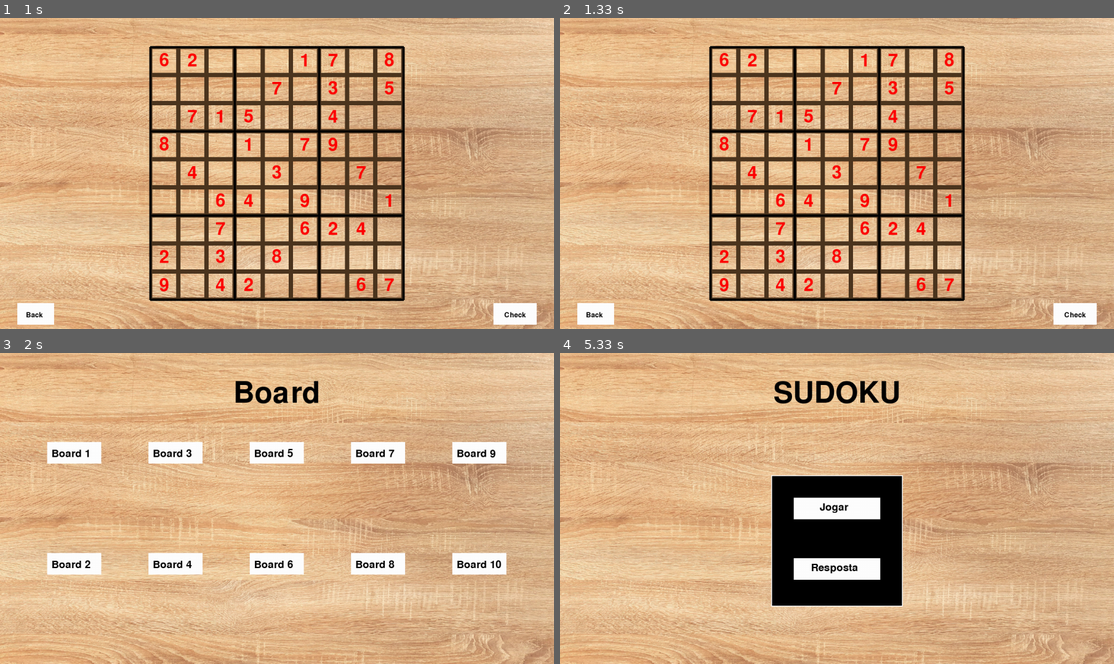
Above: before the commit, frames 1-4 (two rows, left to right).
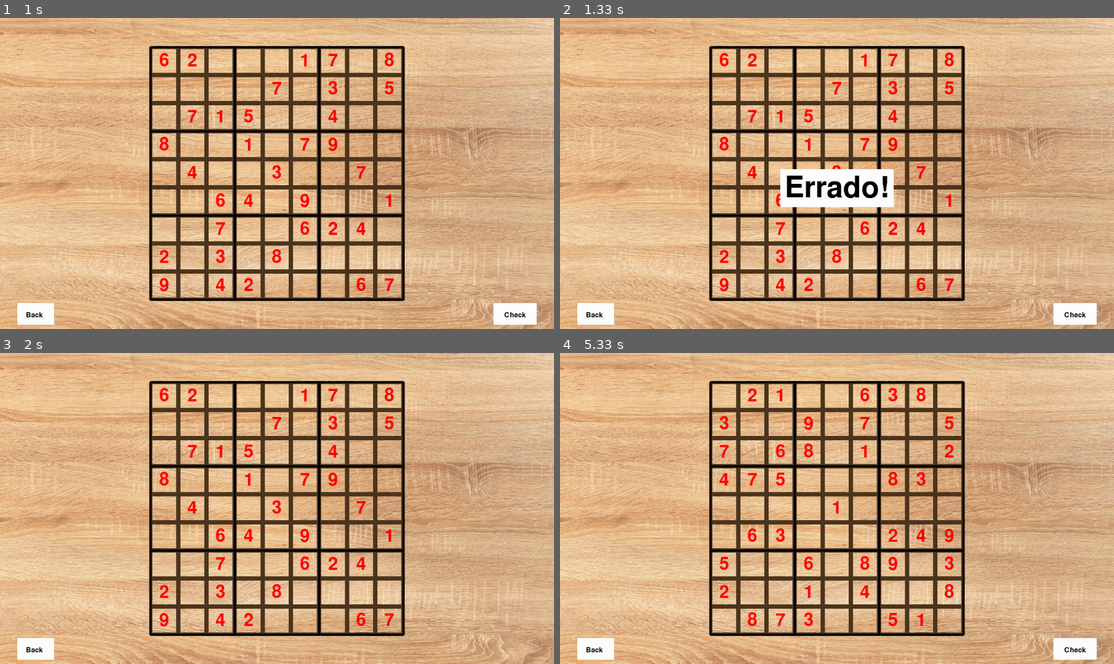
Above: after the commit, the same moments.

Repository: oalvarobraz/Sudoku_Pygame
Game: pygame game, started from main.py
Two runs of this game, one before a commit and one after it. Both use one fixed random seed, a clock stepped at 60 frames per second and the inputs below.
Inputs (mouse positions are in pixels of both pictures, inside the frame that each line leads up to):
- Up to frame 1 (1 s): click (277, 173) at 0.38 s; click "Board 1" at 0.72 s
- Up to frame 2 (1.33 s): click "Check" at 1.05 s
- Up to frame 3 (2 s): hold Esc 1.33-1.8 s; move the mouse to (481, 617) at 1.37 s; click (249, 589) at 1.88 s
- Up to frame 4 (5.33 s): tap 4 at 2.17 s; click (981, 558) at 2.55 s; hold Esc 3.83-4.3 s; click (1030, 570) at 4.38 s; hold Esc 4.67-5.13 s; click (715, 452) at 5.22 s

Frame 1 is identical in both runs. In frame 2, 2.5% of the frame differs, in the area x 39-61%, y 48-61%; in frame 3, 21%; in frame 4, 22%, in the area x 3-97%, y 8-99%.

Commit message:
Update main.py

Diff:
--- a/main.py
+++ b/main.py
@@ -7,10 +7,6 @@
 WHITE = (255, 255, 255)
 RED = (255, 0, 0)
 GREEN = (0, 128, 0)
-DARKGREEN = (0, 100, 0)
-FORESTGREEN = (34, 139, 34)
-TAUPEBROWN = (149, 122, 86)
-LIGHTBROWN = (205, 162, 116)
 DARKBROWN = (77, 54, 32)
 
 TELA_LARGURA = 1280
@@ -134,9 +130,80 @@
                     controller = False
                 elif button_verificar.collidepoint(mouse_pos2):
                     if not tabuleiro.check():
+                        rodando = True
+                        while rodando:
+
+                            for e in pygame.event.get():
+                                if e.type == pygame.QUIT:
+                                    pygame.quit()
+                                    exit()
+                                elif e.type == pygame.KEYDOWN:
+                                    if e.key == pygame.K_ESCAPE:
+                                        rodando = False
+                                elif e.type == pygame.MOUSEBUTTONDOWN:
+                                    rodando = False
+
+                            font = pygame.font.Font(None, 100)
+                            header_surface = font.render("Errado!", True, BLACK)
+
+                            # Definindo a posição central do texto
+                            header_x = (1280 - header_surface.get_width()) // 2
+                            header_y = TELA_ALTURA / 2
+
+                            # Obtendo as dimensões da superfície do texto
+                            text_rect = header_surface.get_rect()
+
+                            # Criando um retângulo centrado na tela que tem as mesmas dimensões da superfície do texto
+                            rect_x = header_x - 10  # subtraindo 10 para criar um espaço entre o texto e o retângulo
+                            rect_y = header_y - 10
+                            rect_width = text_rect.width + 20  # adicionando 20 para criar espaço em todos os lados do texto
+                            rect_height = text_rect.height + 20
+                            rect = pygame.Rect(rect_x, rect_y, rect_width, rect_height)
+
+                            # Desenhando o retângulo branco em volta do texto
+                            pygame.draw.rect(screen, WHITE, rect, 1000)
+
+                            # Desenhando a superfície do texto na tela
+                            screen.blit(header_surface, (header_x, header_y))
+
+                            pygame.display.update()
+
                         print("ERRADO")
                         # Imprimir uma mensagem
                     else:
+                        rodando = True
+                        while rodando:
+
+                            for e in pygame.event.get():
+                                if e.type == pygame.QUIT:
+                                    pygame.quit()
+                                    exit()
+                                elif e.type == pygame.KEYDOWN:
+                                    if e.key == pygame.K_ESCAPE:
+                                        rodando = False
+                                elif e.type == pygame.MOUSEBUTTONDOWN:
+                                    rodando = False
+
+                            font = pygame.font.Font(None, 100)
+
+                            header_surface = font.render("Parabéns!", True, BLACK)
+
+                            # Defininfo a posição
+                            header_x = (1280 - header_surface.get_width()) // 2
+                            header_y = TELA_ALTURA / 2
+
+                            # Desenhar o retângulo branco
+                            text_rect = header_surface.get_rect()
+                            pygame.draw.rect(screen, WHITE, text_rect, 10)
+
+                            # Desenhar a superfície do texto em cima do retângulo
+                            screen.blit(header_surface, (header_x, header_y))
+
+                            # Desenhando a superfície na tela
+                            screen.blit(header_surface, (header_x, header_y))
+
+                            pygame.display.update()
+
                         print("ACERTOU")
                         # Imprimir uma mensagem
                 else:
